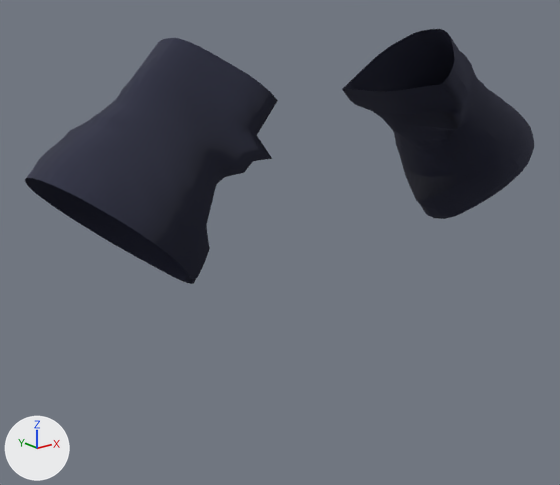
Renders of the glTF model public/games/era-clash/3d/assets/props/haru/kosode.glb from each side of a commit.
Rendered twice from a camera (50 mm lens) standing at (-0.653, -0.733, 0.308) and looking at (-0.044, 0.029, 0.004). The axes (+X, +Y, +Z) are drawn at lower left. The lights are the same throughout. The older version comes first. Where no turn or scale is listed for an object, it has been applied to the vertices. Vertices at exactly the same position are counted once.

Names of what the first picture shows: 'LeftArm', 'RightArm'.
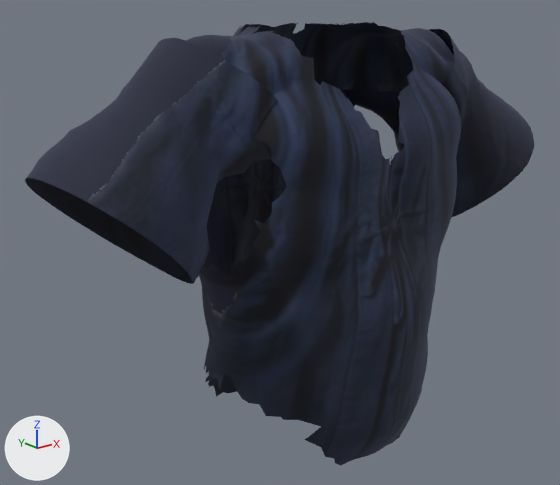
The newer file is also turned or shifted as a whole; pictures and numbers use the older file's frame.

Where the change shows, as pixel boxes [x1, y1, x2, y2] in the pictures (560 x 485 px):
'kosode_Right', added
    after: [186, 24, 409, 465]
'RightArm', surface changed, recoloured
    both: [87, 40, 278, 283]
'kosode_Left', added
    after: [257, 22, 461, 453]
'LeftArm', surface changed, recoloured
    both: [342, 29, 534, 217]

What changed in the scene script:
```text
Change img_image_0:
    img_image_0: load_image('Image_0', '_unpacked/Image_0', 256, 256, 'Non-Color') -> load_image('Image_0', '_unpacked/Image_0', 1024, 1024, 'sRGB')
Change mat_kosode:
    remove # nodes: BsdfPrincipled, Mapping, NormalMap, OutputMaterial, TexImage, UVMap
    remove # colours: dark blue #1c1f34, dark blue #363952
    nodes: BsdfPrincipled, OutputMaterial, TexImage
    colours: dark blue #363952
Change me_kosode_leftarm:
    where me_kosode_leftarm.from_pydata(...)  # 760 vertices, 1440 faces; spans x 0.123..0.373, y -0.103..0.103, z 0.0..0.27
    used by ob_leftarm; location = (0.0, 0.0, 0.0)
    me_kosode_leftarm part 1: texture (UV) coordinates of 1440 of 1440 faces, centred in x 0.125..0.37, y -0.102..0.102, z 0.003..0.267, changed; they spanned u 0.0..0.6, v 0.6..1.0 and now span u 0.0..1.0, v 0.03..0.76
Change me_kosode_rightarm:
    where me_kosode_rightarm.from_pydata(...)  # 760 vertices, 1440 faces; spans x -0.373..-0.123, y -0.103..0.103, z 0.0..0.27
    used by ob_rightarm; location = (0.0, 0.0, 0.0)
    me_kosode_rightarm part 2: texture (UV) coordinates of 1440 of 1440 faces, centred in x -0.37..-0.125, y -0.102..0.102, z 0.003..0.267, changed; they spanned u 0.0..0.6, v 0.6..1.0 and now span u 0.01..0.91, v 0.12..0.98
Add me_kosode_kosode_left:
    me_kosode_kosode_left.from_pydata(...)  # 2383 vertices, 4465 faces; spans x -0.013..0.224, y -0.156..0.156, z 0.001..0.547
    me_kosode_kosode_left.materials.append(mat_kosode)  # picture img_image_0
Add me_kosode_kosode_right:
    me_kosode_kosode_right.from_pydata(...)  # 2003 vertices, 3692 faces; spans x -0.224..0.019, y -0.156..0.156, z 0.0..0.547
    me_kosode_kosode_right.materials.append(mat_kosode)  # picture img_image_0
Add ob_kosode_left:
    ob_kosode_left = bpy.data.objects.new('kosode_Left', me_kosode_kosode_left)
    ob_kosode_left.location = (0.0, -0.005, -0.267)
Add ob_kosode_right:
    ob_kosode_right = bpy.data.objects.new('kosode_Right', me_kosode_kosode_right)
    ob_kosode_right.location = (0.0, -0.005, -0.267)
```
